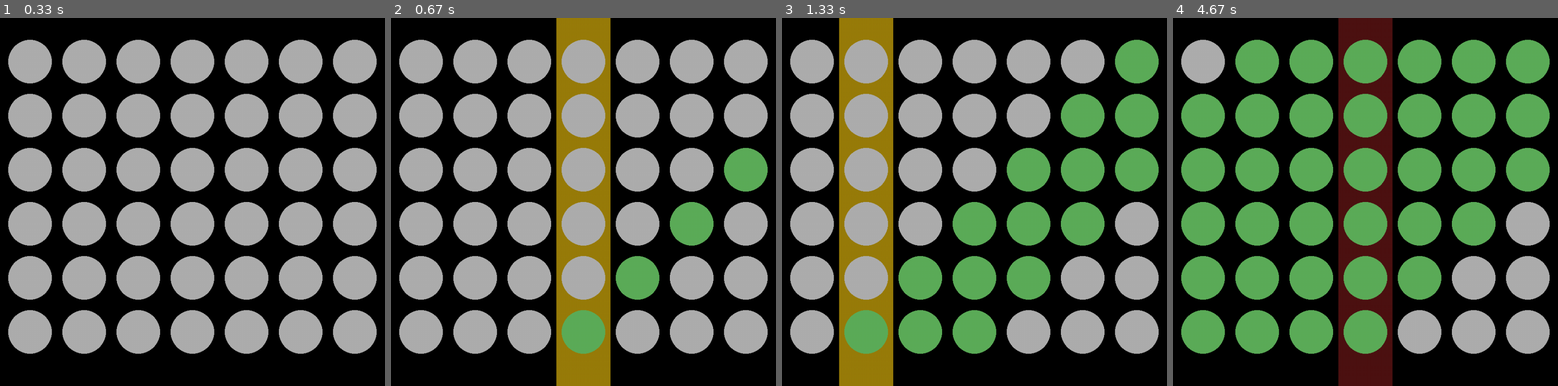
Above: before the commit, frames 1-4 (left to right).
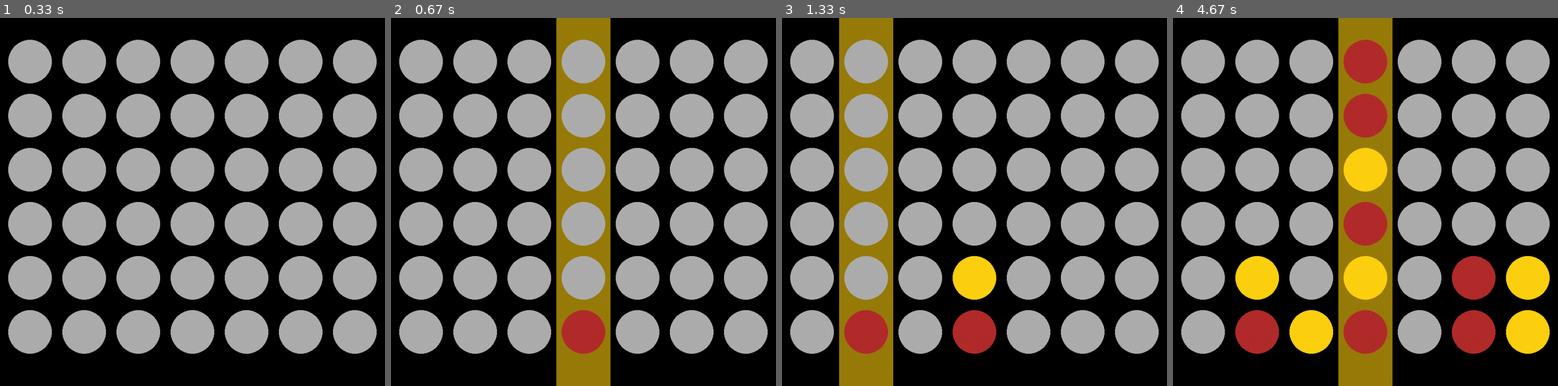
Above: after the commit, the same moments.

Repository: Infinnitor/connect4-pygame
Game: pygame game, started from Connect Four.py
The game is run twice, just before and just after one commit, with the same random seed, the same clock (stepped at 60 frames per second) and the same inputs.
Inputs (mouse positions are in pixels of both pictures, inside the frame that each line leads up to):
- Up to frame 1 (0.33 s): no input
- Up to frame 2 (0.67 s): click (587, 202) at 0.38 s
- Up to frame 3 (1.33 s): click (982, 227) at 0.72 s; click (847, 146) at 1.05 s
- Up to frame 4 (4.67 s): click (1523, 330) at 1.38 s; click (1380, 76) at 1.72 s; click (1350, 297) at 2.05 s; click (1357, 139) at 2.38 s; click (1311, 124) at 2.72 s; click (1481, 168) at 3.05 s; click (1500, 194) at 3.38 s; click (1457, 135) at 3.72 s; click (1246, 132) at 4.05 s; click (1388, 187) at 4.38 s

Frame 1 is identical in both runs. In frame 2, 4.2% of the frame differs, in the area x 44-98%, y 35-92%; in frame 3, 16%; in frame 4, 49%, in the area x 2-98%, y 0-100%.

Commit message:
Removed highlighting (the game now works)

Diff:
--- a/Connect Four.py
+++ b/Connect Four.py
@@ -178,15 +178,12 @@
         o_x += 1
         o_y -= 1
 
-    print(f"{o_x}, {o_y}")
 
     while o_x != -1 and o_y != 6:
         diag_right.append(game.board[o_y][o_x])
-        game.board[o_y][o_x].highlight()
         o_x -= 1
         o_y += 1
 
-    print([str(i) for i in diag_right])
     check_list_four(diag_right)
 
 
